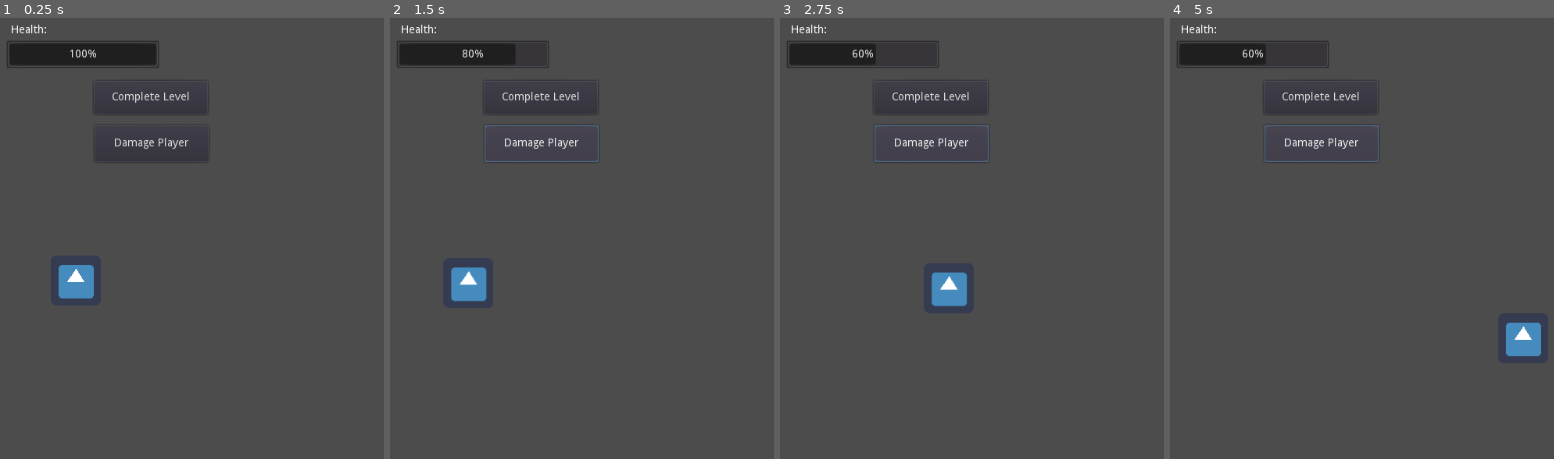
Above: before the commit, frames 1-4 (left to right).
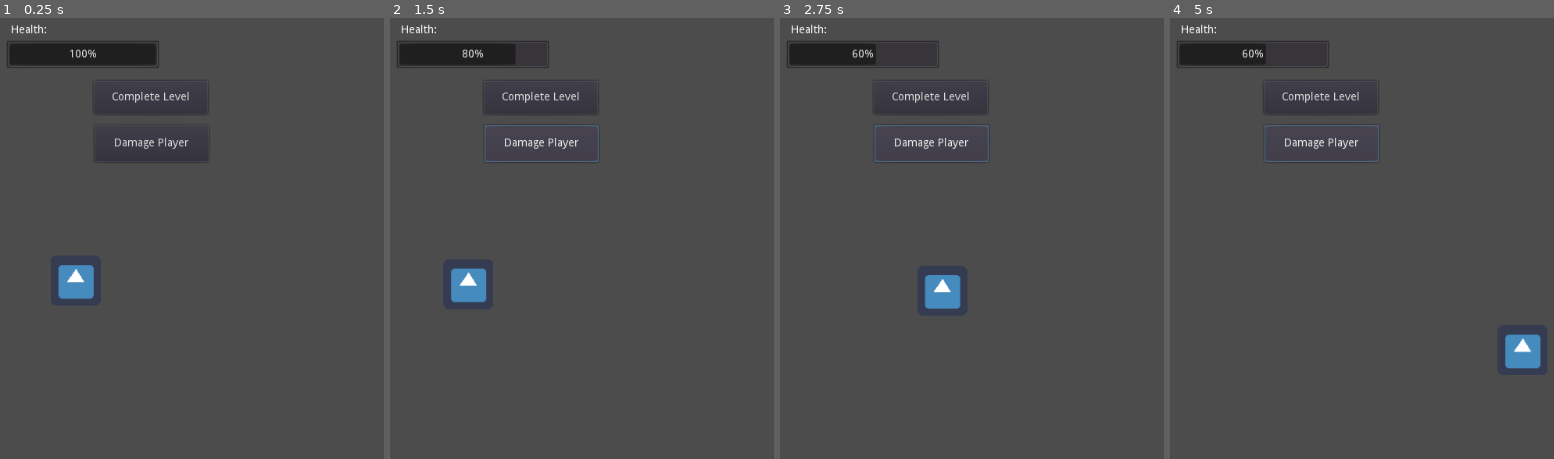
Above: after the commit, the same moments.

Repository: Sh1co/Sagittarius
Game: Godot game, scene res://SGame.tscn
Same seed, same stepped clock (60 frames per second), same inputs: the game is played once before the commit and once after it. The engine's default icon, where the game draws it, is replaced by a stand-in: a white triangle on a blue panel in a dark square.
Inputs:
- Up to frame 1 (0.25 s): no input
- Up to frame 2 (1.5 s): click "Complete Level" at 0.5 s; click "Damage Player" at 1.25 s
- Up to frame 3 (2.75 s): tap Enter at 2 s; hold D (move_right) from 2.03 s (still down)
- Up to frame 4 (5 s): release D (move_right) at 2.78 s; hold S (move_down) 2.78-3.53 s; hold D (move_right) 3.53-4.28 s; hold W (move_up) from 4.28 s (still down)

The runs differ from the first frame. In frame 1, less than 0.1% of the frame differs, in the area x 17-25%, y 56-61%; in frame 2, 0.1%; in frame 3, 0.5%; in frame 4, 0.7%, in the area x 87-97%, y 68-80%.

Commit message:
Make SPlayer use godot phyics for movement

Diff:
--- a/SGame.tscn
+++ b/SGame.tscn
@@ -3,6 +3,6 @@
 [ext_resource path="res://Scripts/SGame.gd" type="Script" id=1]
 [ext_resource path="res://SLevel.tscn" type="PackedScene" id=2]
 
-[node name="Node2D" type="Node2D"]
+[node name="SGame" type="Node2D"]
 script = ExtResource( 1 )
 levels = [ ExtResource( 2 ), ExtResource( 2 ) ]
--- a/SPlayer.tscn
+++ b/SPlayer.tscn
@@ -6,7 +6,7 @@
 [sub_resource type="RectangleShape2D" id=1]
 extents = Vector2( 32, 31 )
 
-[node name="Player" type="Area2D" groups=["Player"]]
+[node name="Player" type="RigidBody2D" groups=["Player"]]
 script = ExtResource( 1 )
 
 [node name="Sprite" type="Sprite" parent="."]
--- a/Scripts/SPlayer.gd
+++ b/Scripts/SPlayer.gd
@@ -1,4 +1,4 @@
-extends Area2D
+extends RigidBody2D
 
 signal player_died
 
@@ -50,4 +50,4 @@
 	velocity.x = clamp(velocity.x, -top_speed.x, top_speed.x)
 	velocity.y = clamp(velocity.y, -top_speed.y, top_speed.y)
 
-	position += velocity * delta
+	linear_velocity = velocity
